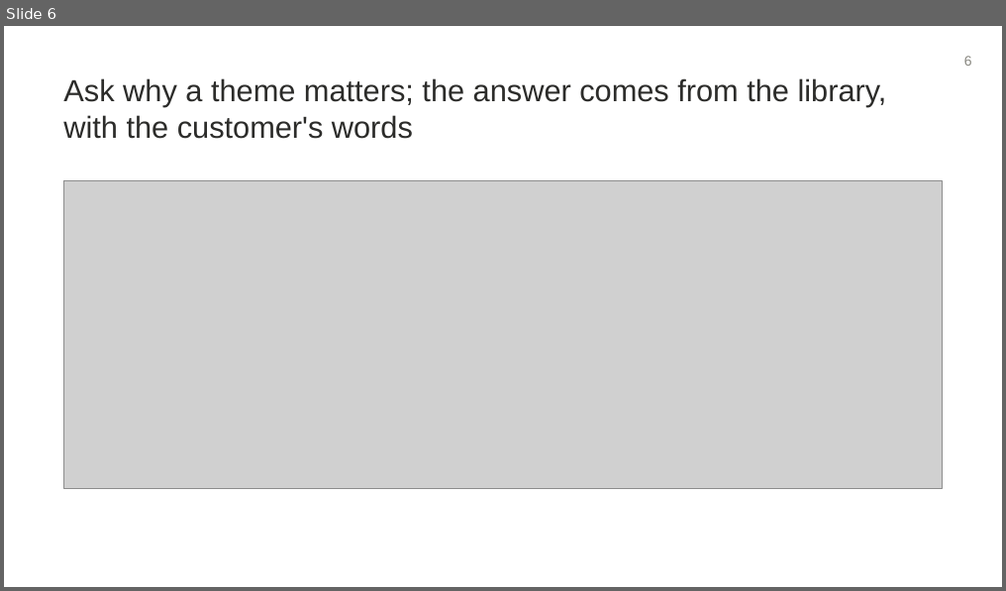
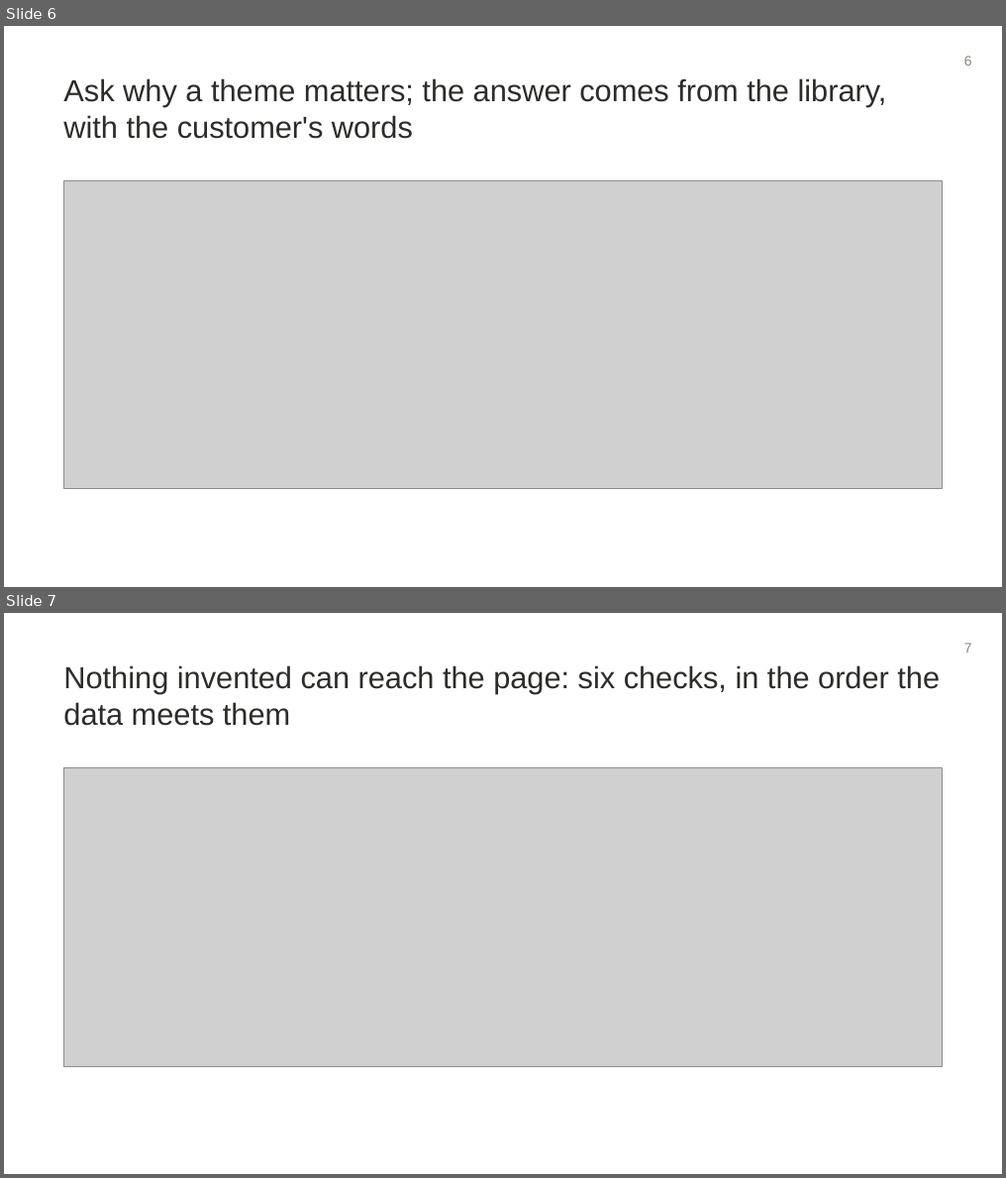
Before and after one commit to jimit1/feature-bug-requests, a slide deck: deck/Feature-Bug-Requests.pptx. Shown one above the other, each under a label of ours: slide 6 before the commit, slides 6 and 7 after it. The pictures are 1006x591 and 1006x1178 pixels, drawn with LibreOffice and Linux fonts; fonts in the diff are those of the drawing; grey boxes stand for pictures. Boxes give left, top, right and bottom in pixels: in the first picture for what was removed or moved away, otherwise in the second. Text is boxed around its words. In the diff, an @@ line names an element or a change of style, - is before the commit and + after.

```diff
--- a/deck/Feature-Bug-Requests.pptx
+++ b/deck/Feature-Bug-Requests.pptx
@@ slide 7 added at [4, 613, 1002, 1174], background #FFFFFF @@
@@ text added at [63, 665, 940, 726], 22 pt, text #2C2C2A @@
+Nothing invented can reach the page: six checks, in the order the data meets them
@@ text added at [964, 643, 972, 653], 10 pt, text #888780 @@
+7
@@ picture added at [63, 767, 943, 1067] @@
```
Also in this commit, not shown: 2 slides changed, 12 other files.
